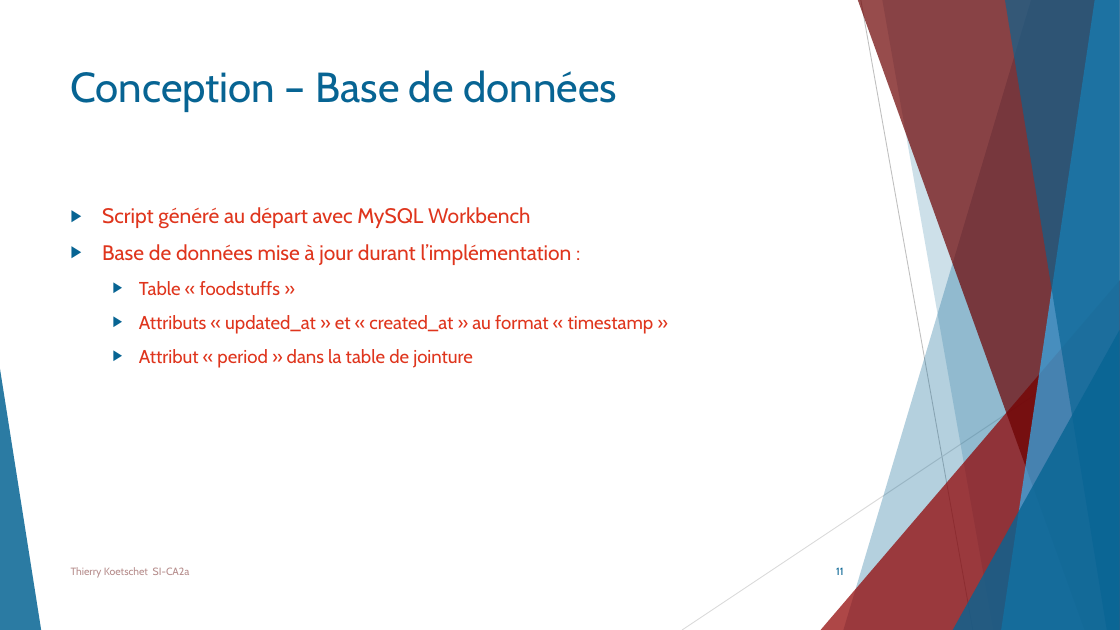
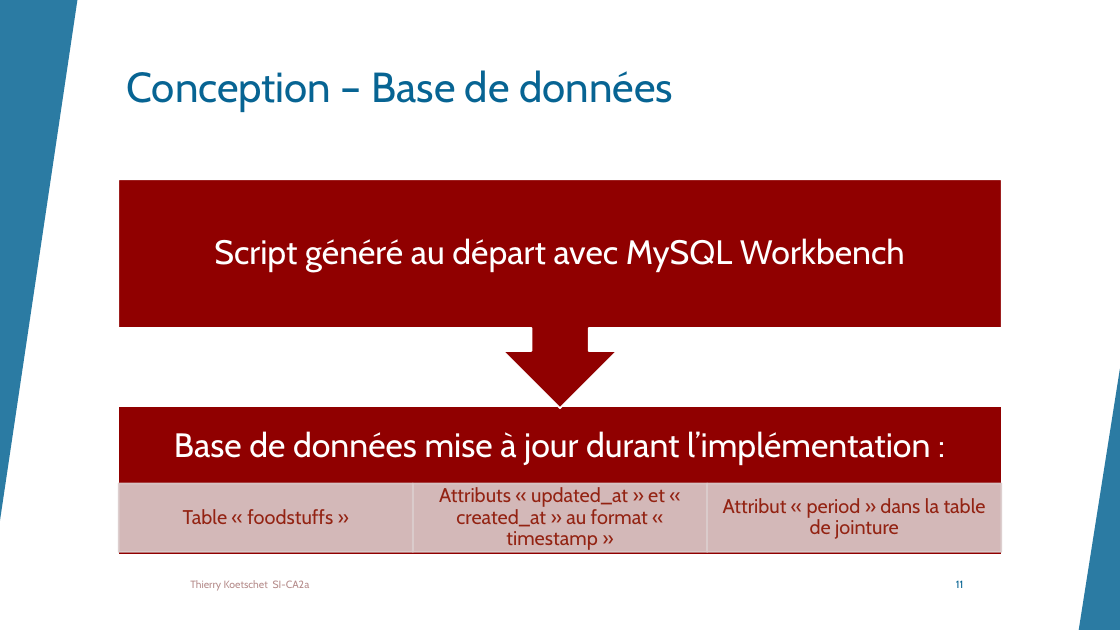
Before and after one commit to ThierryKoetschet/TPI_Thierry_Koetschet, a slide deck: slide 11 of Presentation TPI Thierry Koetschet.pptx. Drawn at 1120x630 pixels with LibreOffice and Linux fonts; fonts in the diff are those of the drawing. Boxes give left, top, right and bottom in pixels: in the first picture for what was removed or moved away, otherwise in the second. Text is boxed around its words. In the diff, an @@ line names an element or a change of style, - is before the commit and + after.

```diff
--- a/Presentation TPI Thierry Koetschet.pptx
+++ b/Presentation TPI Thierry Koetschet.pptx
@@ rectangle added at (0,0,1120,630), fill #FFFFFF @@
@@ triangle added at (0,0,77,521), fill #076493 at 85% opacity @@
@@ title "Conception – Base de données": place and size @@
-title "Conception – Base de données" at (71,70,617,112)
+title "Conception – Base de données" at (127,70,673,112)
@@ text removed at (102,207,654,368) @@
-▶ Script généré au départ avec MySQL Workbench
-▶ Base de données mise à jour durant l’implémentation :
-  ▶ Table « foodstuffs »
-  ▶ Attributs « updated_at » et « created_at » au format « timestamp »
-  ▶ Attribut « period » dans la table de jointure
@@ group added at (118,179,1002,555): 5 texts, 4 rectangles, 1 up arrow callout @@
+Base de données mise à jour durant l’implémentation :
+Table « foodstuffs »
+Attributs « updated_at » et « created_at » au format « timestamp »
+Attribut « period » dans la table de jointure
+Script généré au départ avec MySQL Workbench
@@ triangle added at (1079,369,1120,630), fill #076493 at 85% opacity @@
@@ text "Thierry Koetschet SI-CA2a": place and size @@
-text "Thierry Koetschet SI-CA2a" at (71,567,190,578)
+text "Thierry Koetschet SI-CA2a" at (190,580,310,591)
@@ text "Thierry Koetschet SI-CA2a" at (190,580,310,591): more space between paragraphs @@
@@ page number: place and size @@
-page number at (836,567,843,575)
+page number at (956,580,963,588)
@@ page number at (956,580,963,588): more space between paragraphs @@
```
Also in this commit, not shown: 2 other slides changed, 2 slides added.
